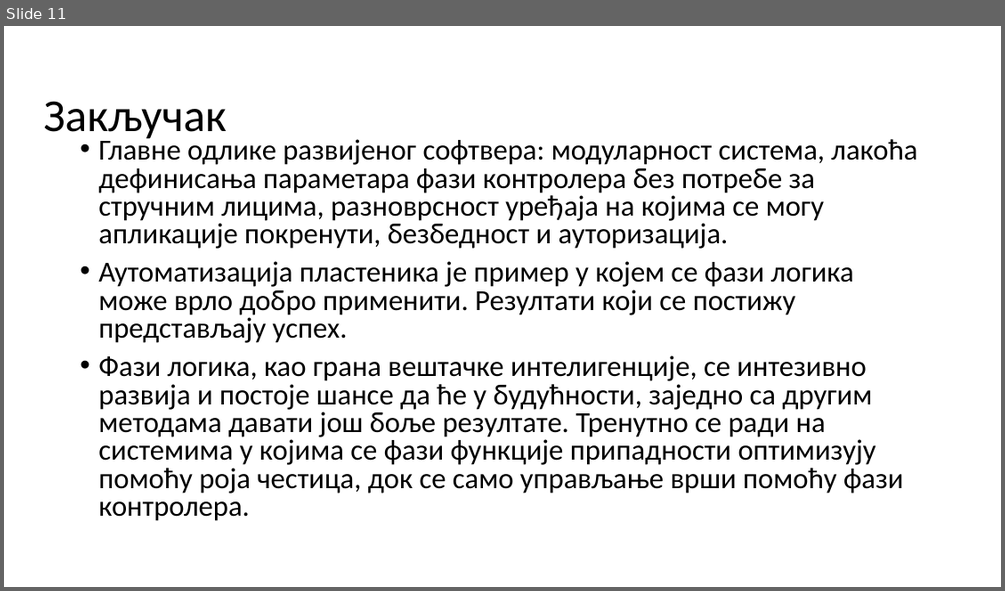
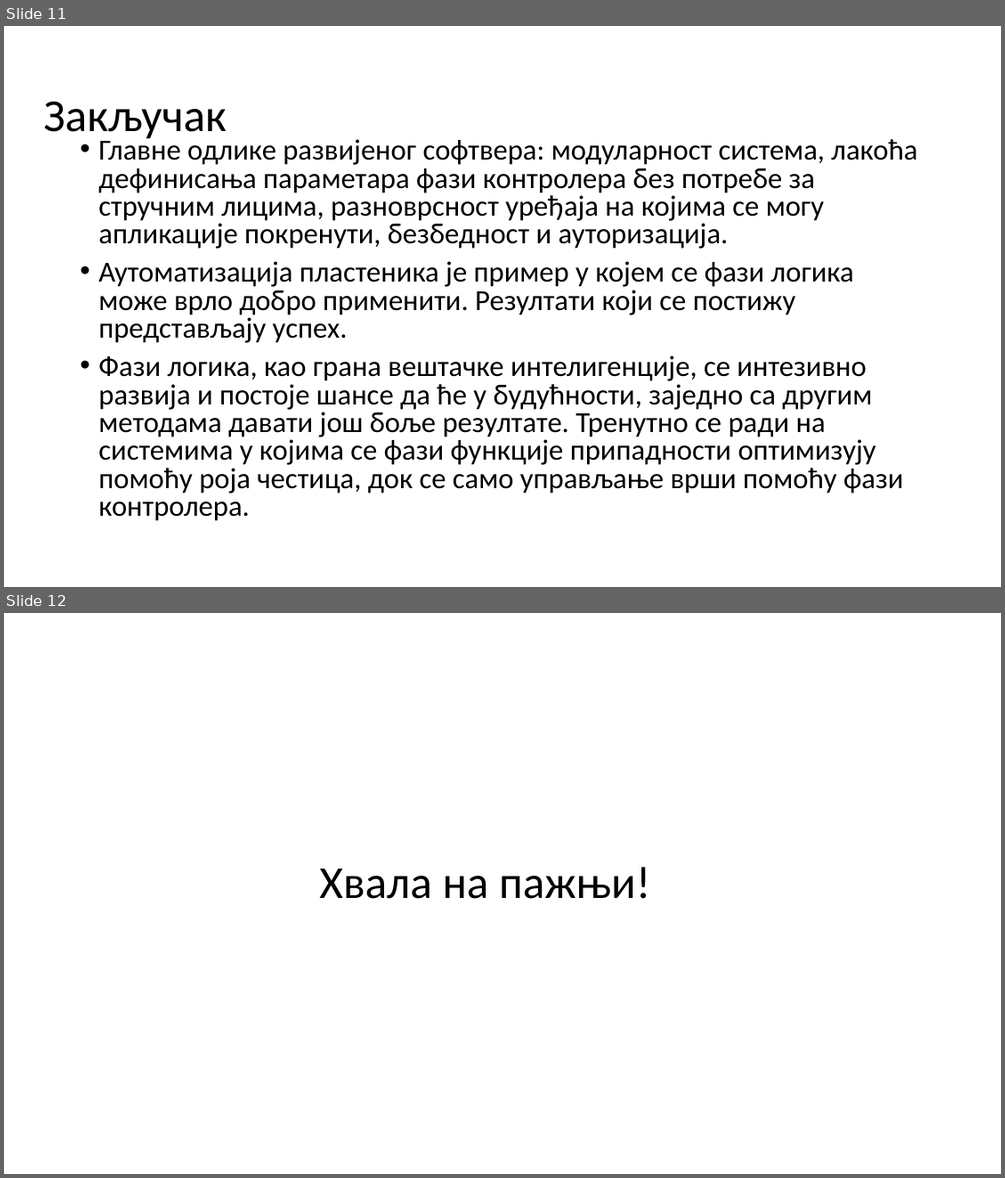
Before and after one commit to bozzano101/FuzzyGreenhouse, a slide deck: Presentation/Presentation.pptx. Shown one above the other, each under a label of ours: slide 11 before the commit, slides 11 and 12 after it. The pictures are 1005x591 and 1005x1178 pixels, drawn with LibreOffice and Linux fonts; fonts in the diff are those of the drawing; background and template pictures are left out. Boxes give left, top, right and bottom in pixels: in the first picture for what was removed or moved away, otherwise in the second. Text is boxed around its words. In the diff, an @@ line names an element or a change of style, - is before the commit and + after.

```diff
--- a/Presentation/Presentation.pptx
+++ b/Presentation/Presentation.pptx
@@ slide 12 added at (4, 613, 1001, 1174), background #FFFFFF @@
@@ title added at (319, 867, 650, 899), 44 pt, text #000000 @@
+Хвала на пажњи!
```
Also in this commit, not shown: 3 slides changed, 1 other slide added, 1 slide removed, 2 other files.
